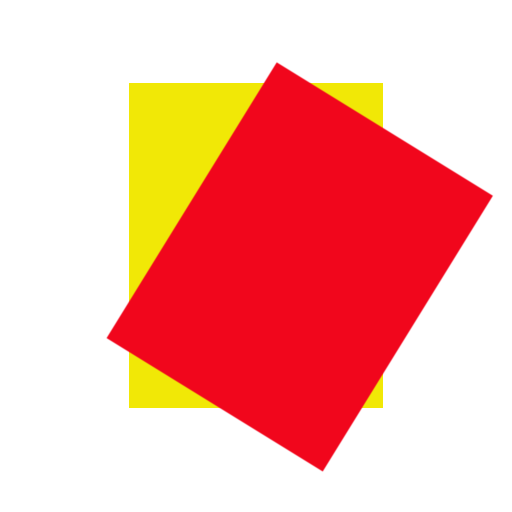
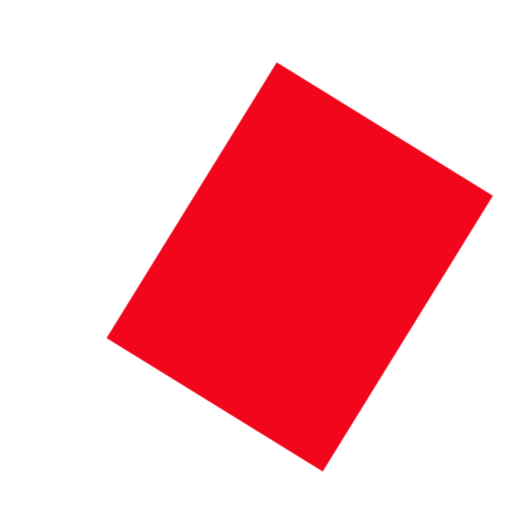
Layered file, before and after one edit (512 × 512). Changes by layer:
painted on "Background" over left=129, top=83, right=383, bottom=408
